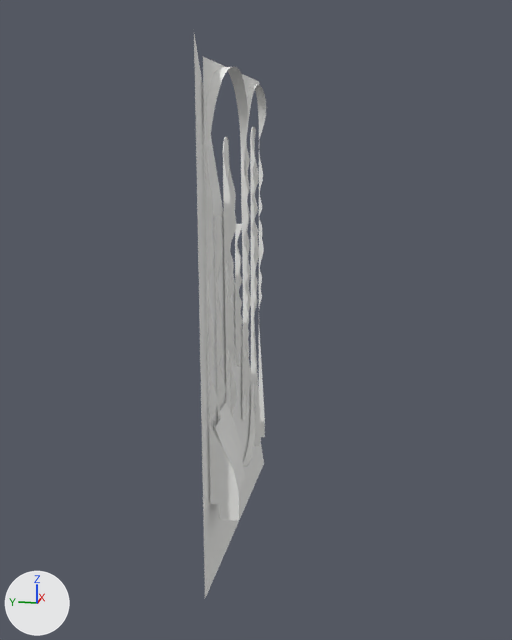
Two versions of the glTF model models/mrsim/HardestyBMXTrack.glb, one commit apart.
Before and after are seen from a camera (50 mm lens) standing at (-211.4, -48.0, 36.8) and looking at (1.0, -5.5, -16.3). Lighting does not change. The marker at lower left points along +X, +Y and +Z. The older version comes first. Vertices at exactly the same position are counted once.
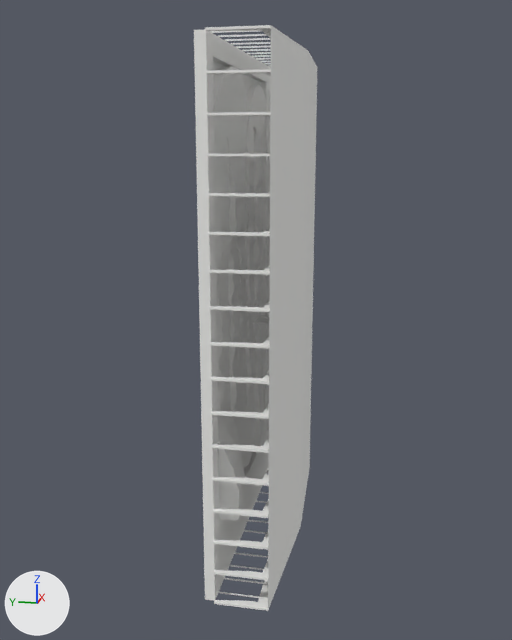
Where the change shows, as pixel boxes (x1, y1, x2, y2) in the pictures (512 x 640 px):
'Mesh_0', reshaped (70% wider)
    before: (194, 34, 266, 598)
    after: (194, 25, 317, 611)
part 1 of me_mesh_0, added
    after: (194, 25, 317, 611)

Edits to the bpy script that builds the scene:
```text
Change me_mesh_0:
    used by ob_mesh_0; location = (0.0, 0.0, 0.0)
    remove me_mesh_0.from_pydata(...)  # 1376 vertices, 1970 faces; spans x -42.0..48.0, y -8.0..0.0, z -87.0..63.0
    add me_mesh_0.from_pydata(...)  # 3264 vertices, 6330 faces; spans x -43.0..49.0, y -20.0..0.0, z -88.0..63.0
    me_mesh_0 part 1: 1864 vertices added at x -43.0..49.0, y -20.0..0.0, z -88.0..63.0
    other edits to the shape of me_mesh_0 do not show in these pictures
```
